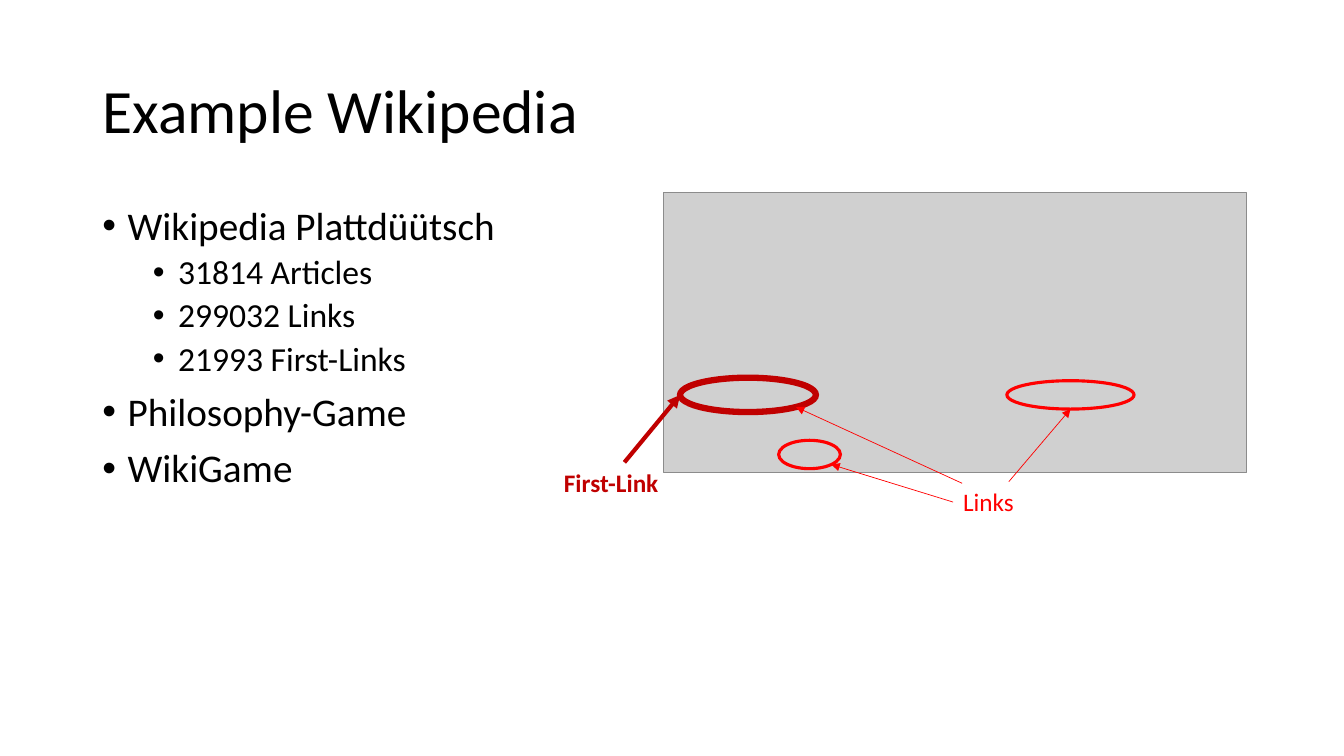
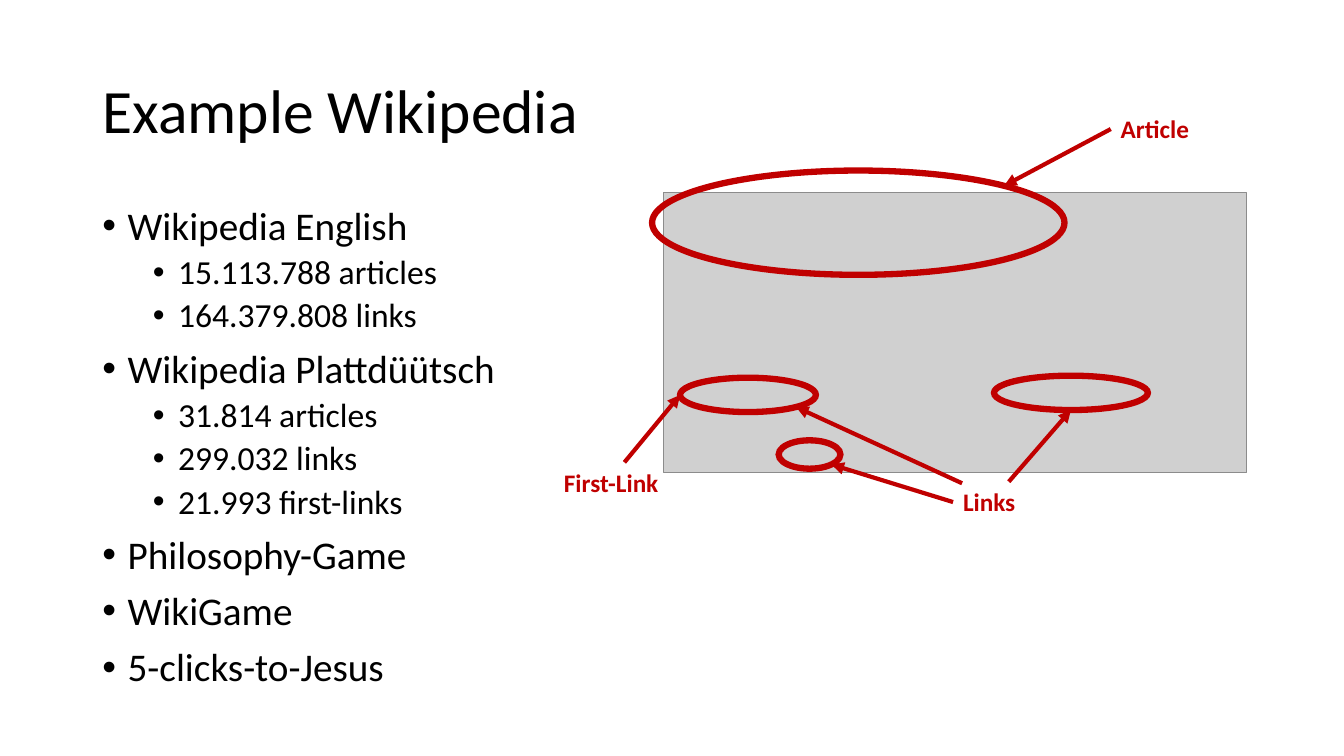
Before and after one commit to bernhardmgruber/philosophywiki, a slide deck: slide 5 of doc/presentation/Presentation.pptx. Drawn at 1344x756 pixels with LibreOffice and Linux fonts; fonts in the diff are those of the drawing; grey boxes stand for pictures. Boxes give left, top, right and bottom in pixels: in the first picture for what was removed or moved away, otherwise in the second. Text is boxed around its words. In the diff, an @@ line names an element or a change of style, - is before the commit and + after.

Commit message:
* added two slides for big files, unicode and csv * moved wikipedia example upward and added stats for english wikipedia

```diff
--- a/doc/presentation/Presentation.pptx
+++ b/doc/presentation/Presentation.pptx
@@ arrow added from (1111, 129) to (1004, 186), #C00000 3 pt @@
@@ text added at <box>1121,120,1189,139</box>, 18 pt, text #C00000, bold @@
+Article
@@ ellipse added at <box>652,170,1065,274</box>, outline #C00000 4.5 pt @@
@@ text at <box>128,212,437,328</box>: paragraphs added @@
+• Wikipedia English
+  • 15.113.788 articles
+  • 164.379.808 links
@@ ellipse at <box>994,376,1148,410</box>: outline #FF0000 2.25 pt to #C00000 4.5 pt @@
@@ ellipse: place and size @@
-ellipse at <box>1007,381,1134,409</box>
+ellipse at <box>994,376,1148,410</box>
@@ text at <box>178,403,402,515</box>: text changed @@
-  • 31814 Articles
-  • 299032 Links
-  • 21993 First-Links
+  • 31.814 articles
+  • 299.032 links
+  • 21.993 first-links
@@ arrow (963, 483) - (797, 407): stroke #FF0000 0.5 pt to #C00000 3 pt @@
@@ arrow (1009, 482) - (1071, 410): stroke #FF0000 0.5 pt to #C00000 3 pt @@
@@ ellipse at <box>779,441,841,469</box>: outline #FF0000 2.25 pt to #C00000 4.5 pt @@
@@ arrow (954, 502) - (832, 465): stroke #FF0000 0.5 pt to #C00000 3 pt @@
@@ text "Links" at <box>963,493,1015,512</box>: text colour #FF0000 to #C00000, bold on @@
@@ text at <box>128,653,384,682</box>: paragraph added @@
+• 5-clicks-to-Jesus
```
Also in this commit, not shown: 2 other slides changed, 1 slide added, 1 other file.
